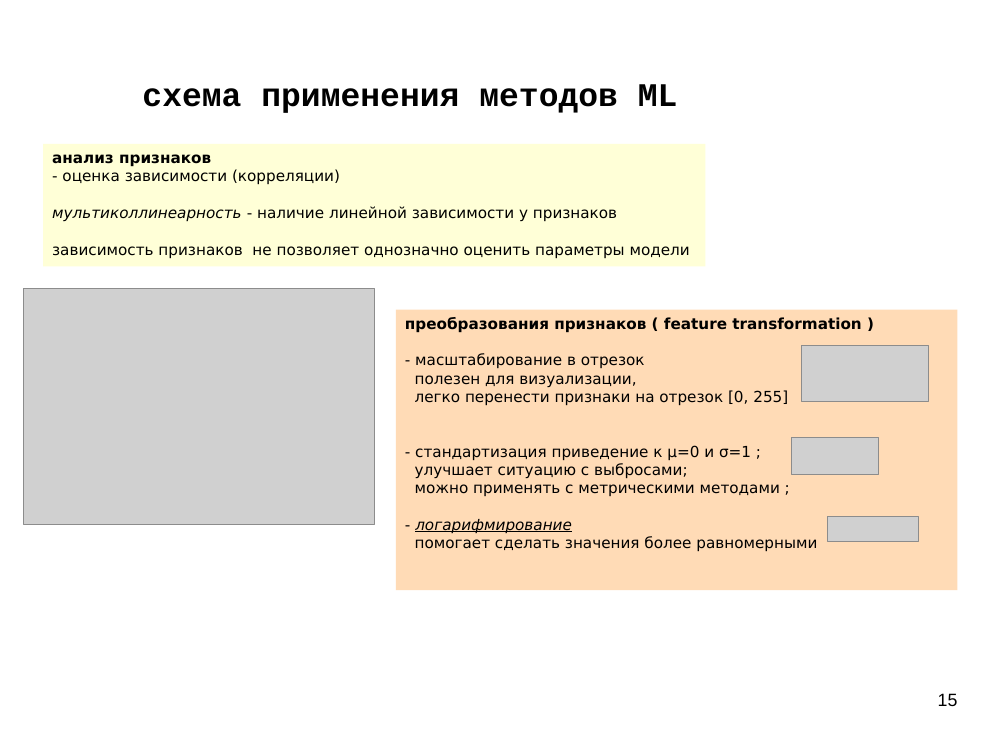
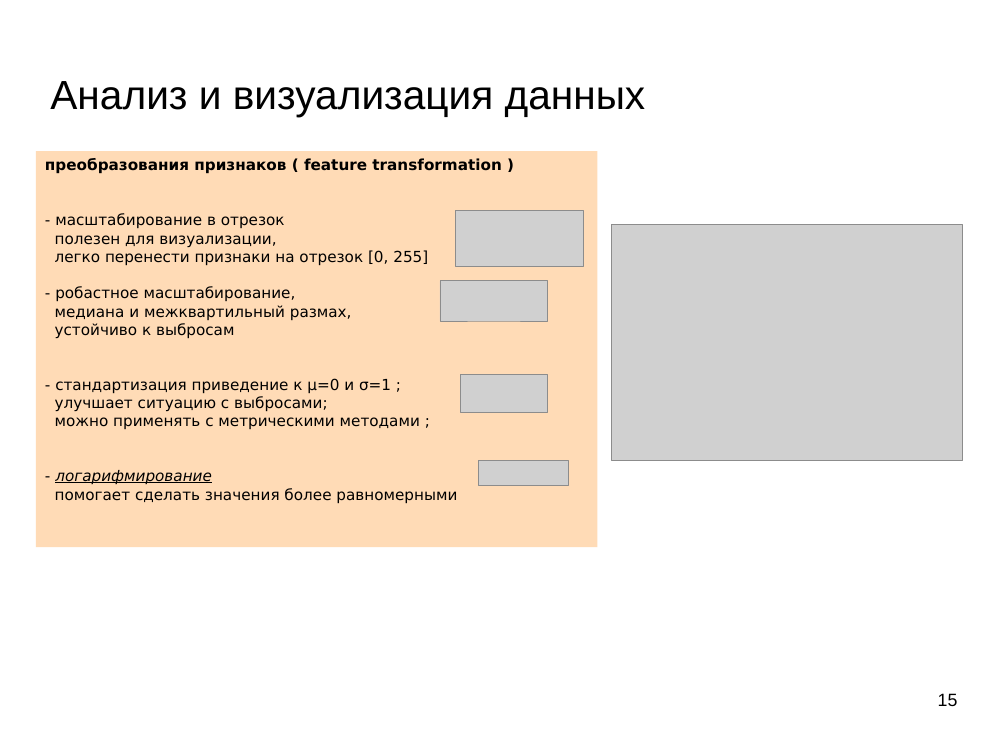
Before and after one commit to mechanoid5/ml_lectorium_2026_I, a slide deck: slide 15 of 04-data-proc.odp. Drawn at 1008x756 pixels with LibreOffice and Linux fonts; fonts in the diff are those of the drawing; grey boxes stand for pictures; background and template pictures are left out. Boxes give left, top, right and bottom in pixels: in the first picture for what was removed or moved away, otherwise in the second. Text is boxed around its words. In the diff, an @@ line names an element or a change of style, - is before the commit and + after.

```diff
--- a/04-data-proc.odp
+++ b/04-data-proc.odp
@@ title at <box>50,81,646,117</box>: text changed; size 26 to 32 pt; font Courier New to Arial; bold off @@
-схема применения методов ML
+Анализ и визуализация данных
@@ rectangle removed at <box>43,144,705,266</box> @@
-анализ признаков
-- оценка зависимости (корреляции)
-мультиколлинеарность - наличие линейной зависимости у признаков
-зависимость признаков не позволяет однозначно оценить параметры модели
@@ rectangle "преобразования признаков ( feature transformation ...": place and size @@
-rectangle "преобразования признаков ( feature transformation ..." at <box>396,310,958,591</box>
+rectangle "преобразования признаков ( feature transformation ..." at <box>36,151,597,547</box>
@@ picture added at <box>456,211,583,267</box> @@
@@ picture: place and size @@
-picture at <box>829,517,919,542</box>
+picture at <box>612,225,962,461</box>
@@ text in rectangle at <box>55,286,352,339</box>: paragraphs added @@
+- робастное масштабирование,
+медиана и межквартильный размах,
+устойчиво к выбросам
@@ picture: place and size @@
-picture at <box>24,288,374,524</box>
+picture at <box>440,281,547,321</box>
@@ picture: place and size @@
-picture at <box>801,346,928,402</box>
+picture at <box>461,374,547,412</box>
@@ picture: place and size @@
-picture at <box>792,437,878,475</box>
+picture at <box>478,461,569,486</box>
```
Also in this commit, not shown: 14 other slides changed, 12 slides added, 7 slides removed.
